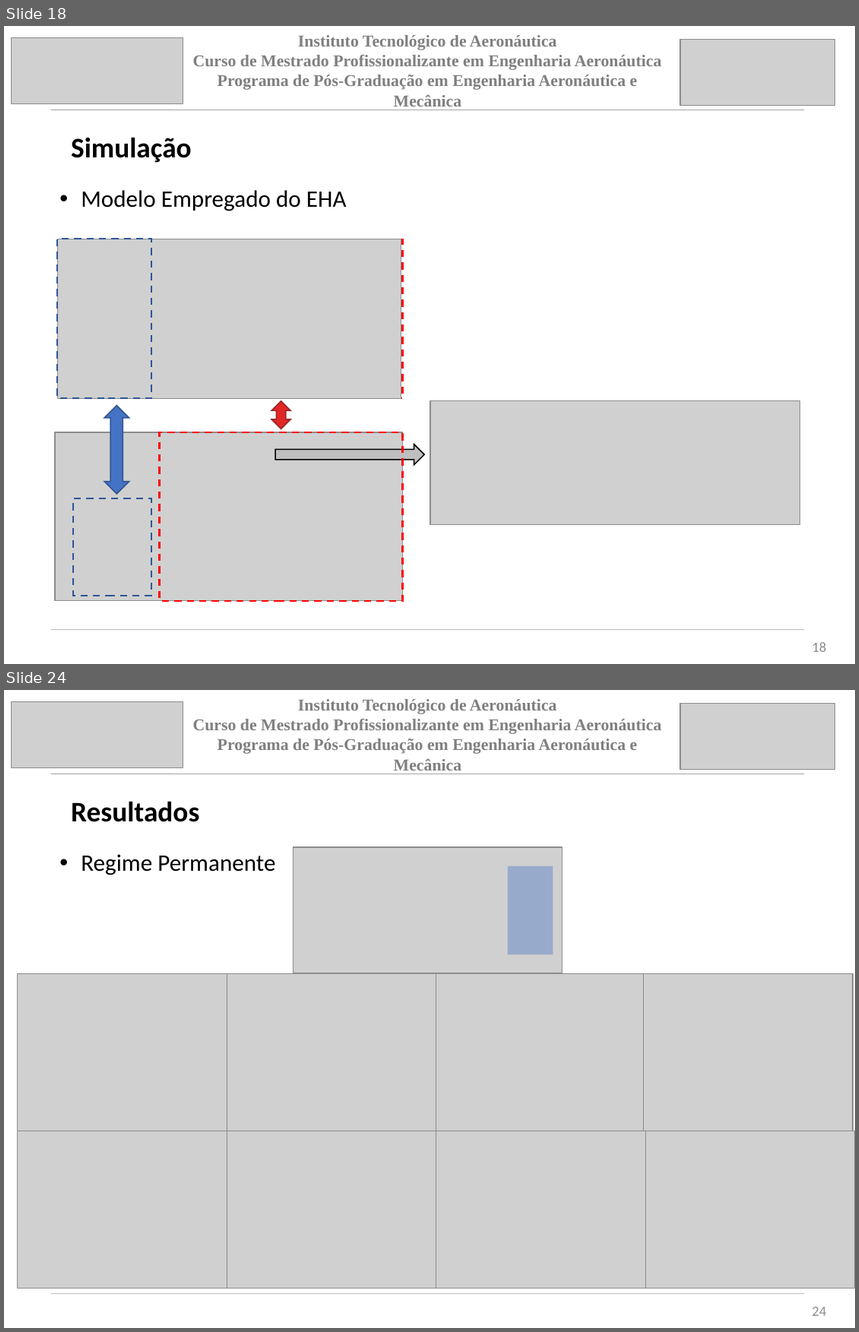
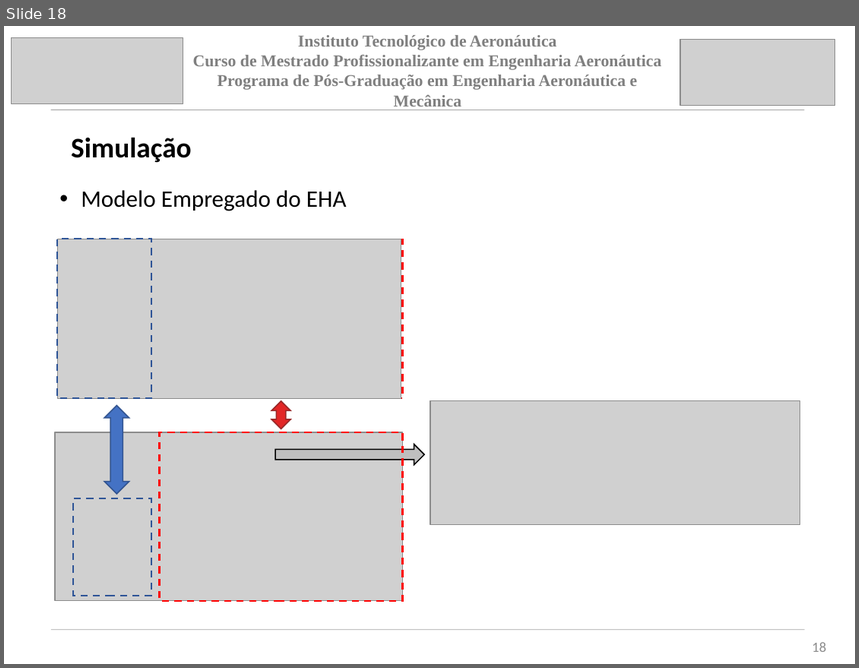
Before and after one commit to jpsoliv/MestradoJPSO, a slide deck: Apresentação/Apresentação_baixo_nivel.pptx. Shown one above the other, each under a label of ours: slides 18 and 24 before the commit, slide 18 after it; the slides between them are not shown. The pictures are 859x1332 and 859x668 pixels, drawn with LibreOffice and Linux fonts; fonts in the diff are those of the drawing; grey boxes stand for pictures. Boxes give left, top, right and bottom in pixels: in the first picture for what was removed or moved away, otherwise in the second. Text is boxed around its words. In the diff, an @@ line names an element or a change of style, - is before the commit and + after.

```diff
--- a/Apresentação/Apresentação_baixo_nivel.pptx
+++ b/Apresentação/Apresentação_baixo_nivel.pptx
@@ slide 24 removed at (4,690,855,1328), background #FFFFFF @@
@@ picture removed at (11,702,183,768) @@
@@ text removed at (193,699,662,774) @@
-Instituto Tecnológico de Aeronáutica
-Curso de Mestrado Profissionalizante em Engenharia Aeronáutica
-Programa de Pós-Graduação em Engenharia Aeronáutica e Mecânica
@@ picture removed at (680,704,835,770) @@
@@ line removed from (51, 774) to (804, 774) @@
@@ title removed at (71,801,199,822) @@
-Resultados
@@ picture removed at (294,847,563,973) @@
@@ text removed at (81,854,275,875) @@
-• Regime Permanente
@@ rectangle removed at (508,866,553,954) @@
@@ group removed at (18,973,855,1288): 8 pictures @@
@@ line removed from (52, 1294) to (804, 1294) @@
@@ page number removed at (812,1307,826,1316) @@
-24
```
Also in this commit, not shown: 2 slides changed, 7 slides added, 6 other slides removed, 2 other files.
